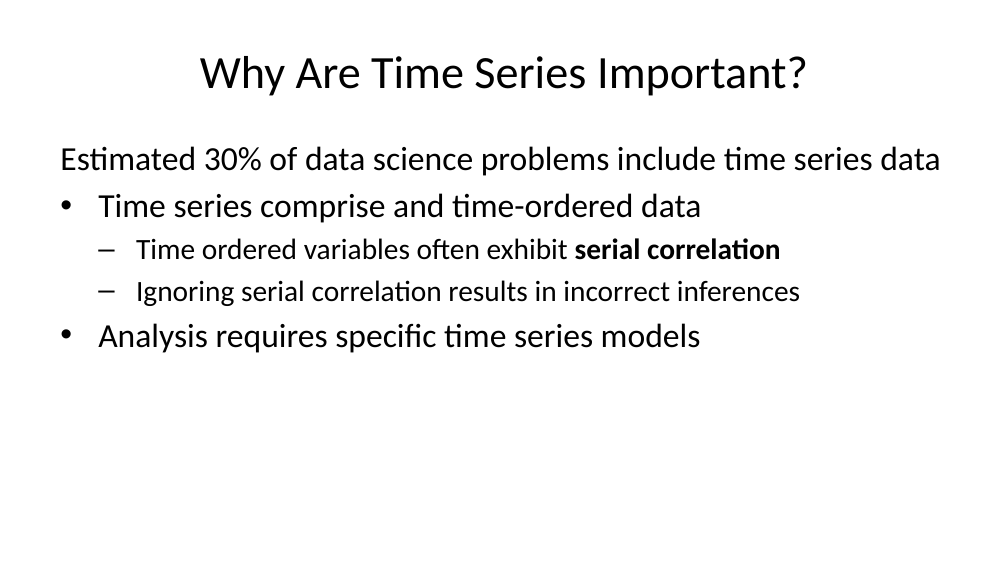
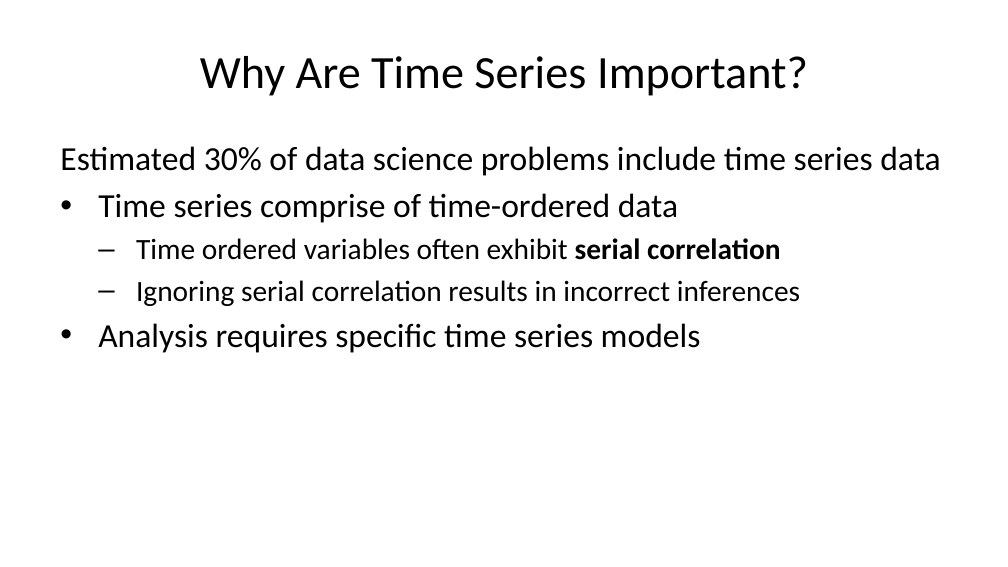
Before and after one commit to StephenElston/CSCI-E-83, a slide deck: slide 2 of LectureSlides/11_PropertiesOfTimeSeries.pptx. Drawn at 1008x567 pixels with LibreOffice and Linux fonts; fonts in the diff are those of the drawing. Boxes give left, top, right and bottom in pixels: in the first picture for what was removed or moved away, otherwise in the second. Text is boxed around its words. In the diff, an @@ line names an element or a change of style, - is before the commit and + after.

```diff
--- a/LectureSlides/11_PropertiesOfTimeSeries.pptx
+++ b/LectureSlides/11_PropertiesOfTimeSeries.pptx
@@ text at (98,193,678,223): text changed @@
-• Time series comprise and time-ordered data
+• Time series comprise of time-ordered data
```
Also in this commit, not shown: 12 other slides changed, 2 slides added.
